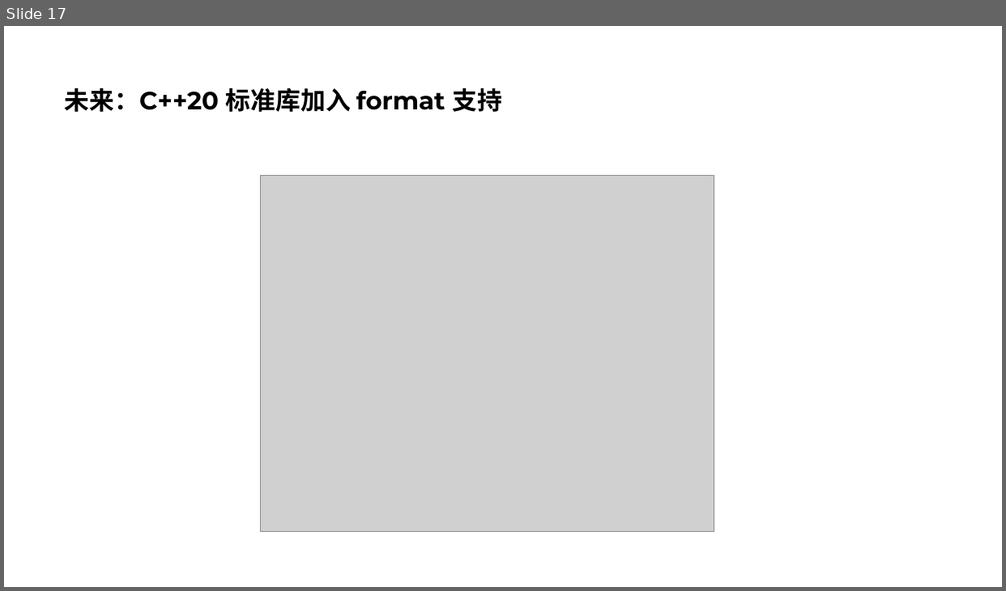
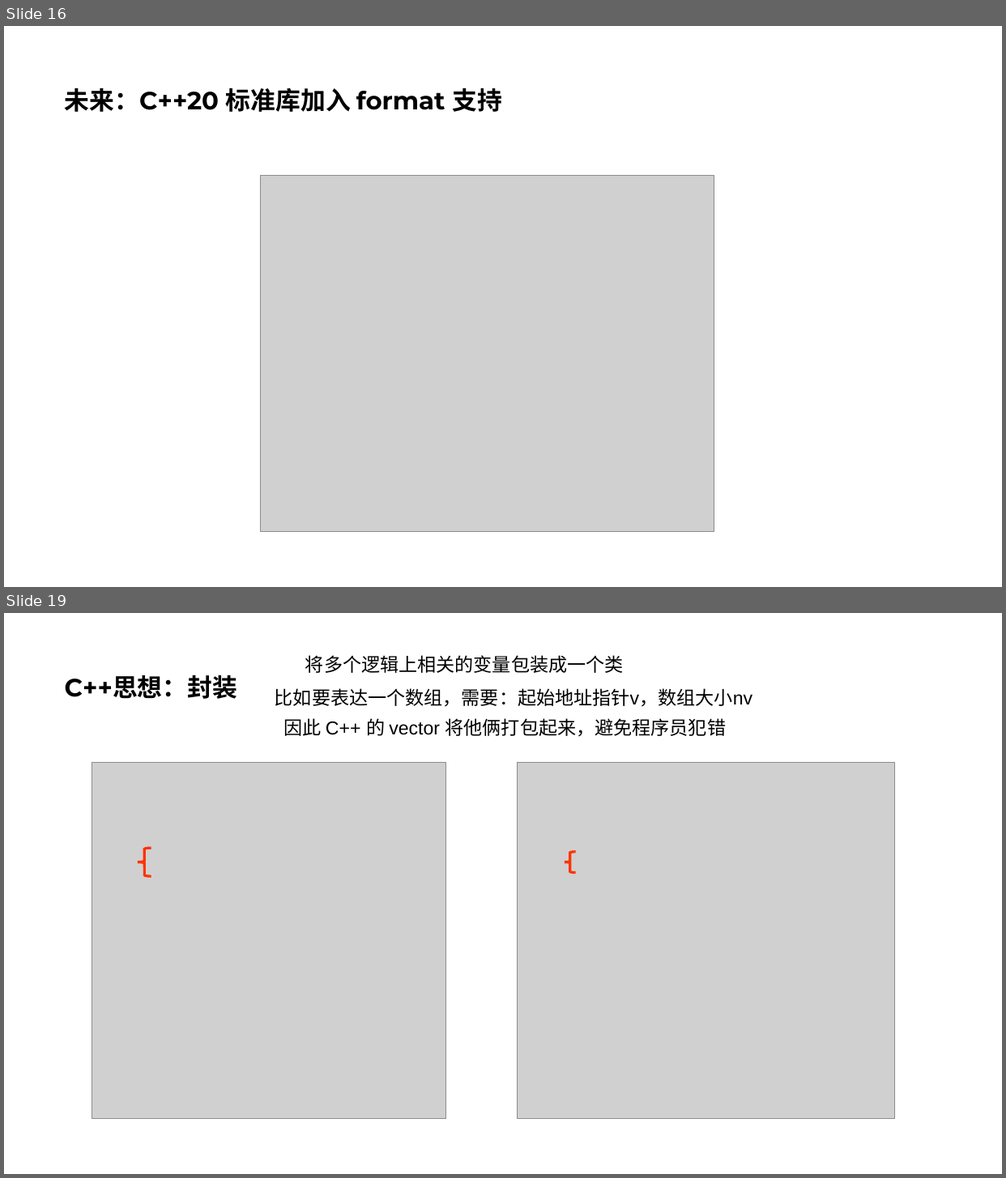
Before and after one commit to parallel101/course, a slide deck: 02/slides.pptx. Shown one above the other, each under a label of ours: slide 17 before the commit, slides 16 and 19 after it; the slides between them are not shown. The pictures are 1006x591 and 1006x1178 pixels, drawn with LibreOffice and Linux fonts; fonts in the diff are those of the drawing; grey boxes stand for pictures. Boxes give left, top, right and bottom in pixels: in the first picture for what was removed or moved away, otherwise in the second. Text is boxed around its words. In the diff, an @@ line names an element or a change of style, - is before the commit and + after.

```diff
--- a/02/slides.pptx
+++ b/02/slides.pptx
@@ slide 19 added at [4,613,1002,1174], background #FFFFFF @@
@@ text added at [305,655,624,673], 18 pt, text #000000 @@
+将多个逻辑上相关的变量包装成一个类
@@ title added at [65,675,237,699], 24 pt, text #000000, bold @@
+C++思想：封装
@@ text added at [275,688,752,707], 18 pt, text #000000 @@
+比如要表达一个数组，需要：起始地址指针v，数组大小nv
@@ text added at [284,718,726,737], 18 pt, text #000000 @@
+因此 C++ 的 vector 将他俩打包起来，避免程序员犯错
@@ picture added at [92,763,445,1119] @@
@@ picture added at [517,763,894,1119] @@
@@ left brace added at [138,848,151,876], outline #FF3300 2.5 pt @@
@@ left brace added at [565,852,576,873], outline #FF3300 2.5 pt @@
@@ what was slide 17 is now slide 16 @@
```
Also in this commit, not shown: 2 slides changed, 11 other slides added, 1 slide removed, 18 other files.
